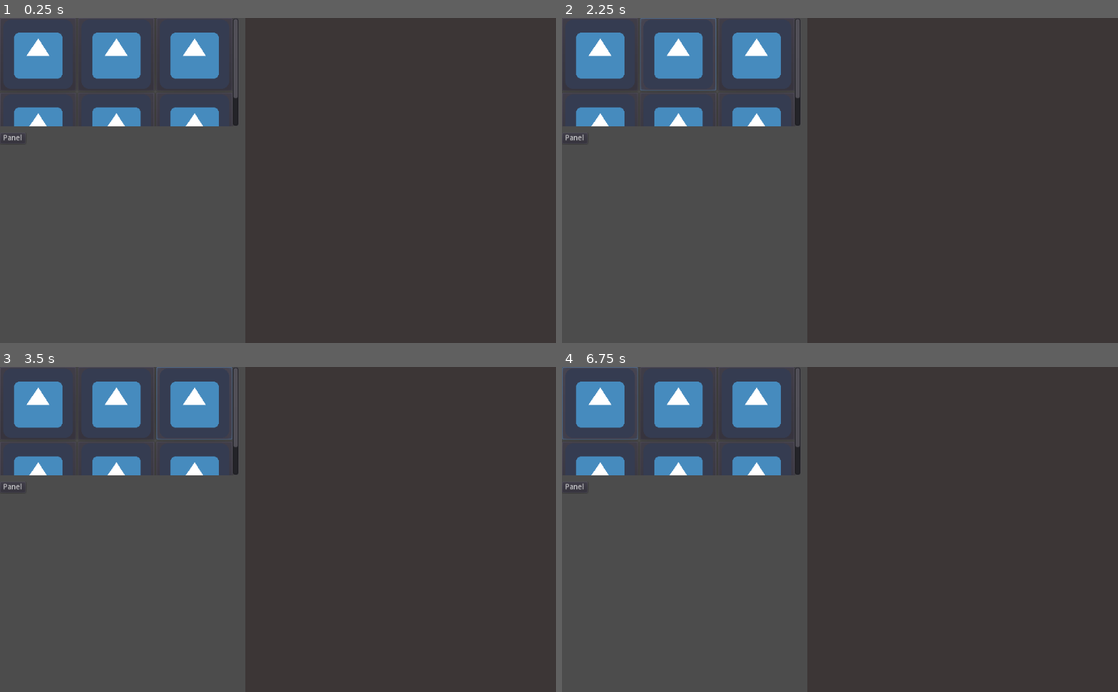
Above: before the commit, frames 1-4 (two rows, left to right).
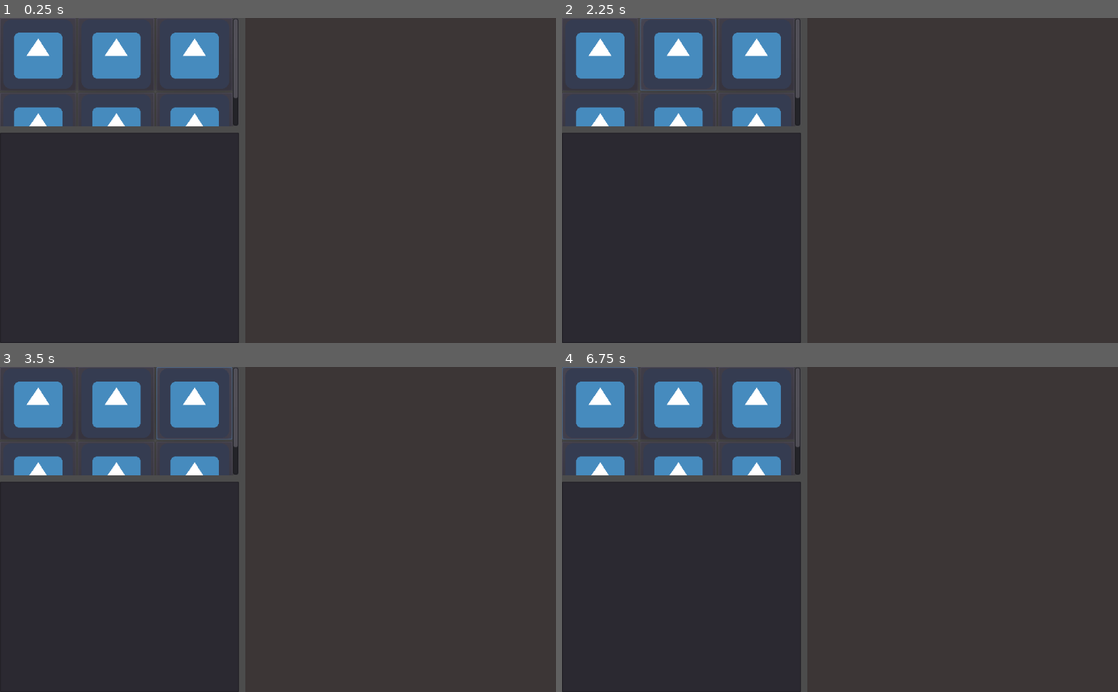
Above: after the commit, the same moments.

Repository: CallmeSam/GodotForCocostudio
Game: Godot game, scene res://Main.tscn
The game is run twice, just before and just after one commit, with the same random seed, the same clock (stepped at 60 frames per second) and the same inputs. The engine's default icon, where the game draws it, is replaced by a stand-in: a white triangle on a blue panel in a dark square.
Inputs (mouse positions are in pixels of both pictures, inside the frame that each line leads up to):
- Up to frame 1 (0.25 s): no input
- Up to frame 2 (2.25 s): click (600, 53) at 0.5 s; click (573, 138) at 1.25 s, where only the run before the commit has a clickable "Panel"; click (678, 53) at 2.02 s
- Up to frame 3 (3.5 s): click (194, 402) at 2.77 s
- Up to frame 4 (6.75 s): click (600, 402) at 3.5 s; click (678, 402) at 4.27 s; click (756, 402) at 5.02 s; click (573, 487) at 5.75 s, where only the run before the commit has a clickable "Panel"; click (600, 402) at 6.5 s

The runs differ from the first frame. In frame 1, 28% of the frame differs, in the area x 0-43%, y 35-100%; in frame 2, 28%; in frame 3, 28%; in frame 4, 28%.
Error before the commit: Parse Error: Error parsing expression, misplaced: '\n' (res://Main.gd:32)

Commit message:
know about tree

Diff:
--- a/GodotProjects/Content.gd
+++ b/GodotProjects/Content.gd
@@ -1,13 +1,9 @@
-extends VBoxContainer
+extends Tree
 
 # Called when the node enters the scene tree for the first time.
 func _ready():
 	pass # Replace with function body.
 
-func _on_tree_button_press(btn):
-	var root = get_node('/root/Control')
-	root.changeFocusBtn(btn)
-	print(root)
-# Called every frame. 'delta' is the elapsed time since the previous frame.
-#func _process(delta):
-#	pass
+func _on_Content_button_pressed(item, column, id):
+	print(item, column, id)
+	pass # Replace with function body.
--- a/GodotProjects/Main.gd
+++ b/GodotProjects/Main.gd
@@ -7,7 +7,7 @@
 
 # Called when the node enters the scene tree for the first time.
 func _ready():
-	nodeSelected = $MainHSplit/LeftContent/NodeTree/Content/Panel
+	nodeSelected = $MainHSplit/LeftContent/Content
 
 func _on_Node_button_down():
 	curType = NodeType.Node
@@ -24,11 +24,10 @@
 		node.name = 'Node_%d' % nodeIndex
 		nodeIndex = nodeIndex + 1
 
-		var btn = Button.new()
-		btn.text = node.name
-		btn.connect('pressed', $MainHSplit/LeftContent/NodeTree/Content, '_on_tree_button_press', [btn])
-		$MainHSplit/LeftContent/NodeTree/Content.add_child(btn)
-		btn.position =
+		var tree = $MainHSplit/LeftContent/Content
+		var item = tree.create_item()
+		item.set_text(0, node.name)
+
 
 	curType = null
 	pass # Replace with function body.
--- a/GodotProjects/Main.tscn
+++ b/GodotProjects/Main.tscn
@@ -79,20 +79,11 @@
 margin_bottom = 134.0
 icon = ExtResource( 1 )
 
-[node name="NodeTree" type="ScrollContainer" parent="MainHSplit/LeftContent"]
+[node name="Content" type="Tree" parent="MainHSplit/LeftContent"]
 margin_top = 212.0
 margin_right = 440.0
 margin_bottom = 600.0
-
-[node name="Content" type="VBoxContainer" parent="MainHSplit/LeftContent/NodeTree"]
-margin_right = 47.0
-margin_bottom = 20.0
 script = ExtResource( 3 )
-
-[node name="Panel" type="Button" parent="MainHSplit/LeftContent/NodeTree/Content"]
-margin_right = 47.0
-margin_bottom = 20.0
-text = "Panel"
 
 [node name="RightContent" type="VSplitContainer" parent="MainHSplit"]
 margin_left = 452.0
@@ -105,3 +96,4 @@
 color = Color( 0.239216, 0.215686, 0.215686, 1 )
 [connection signal="button_down" from="MainHSplit/LeftContent/ScrollContainer/Container/Container1/Node" to="." method="_on_Node_button_down"]
 [connection signal="button_up" from="MainHSplit/LeftContent/ScrollContainer/Container/Container1/Node" to="." method="_on_Node_button_up"]
+[connection signal="button_pressed" from="MainHSplit/LeftContent/Content" to="MainHSplit/LeftContent/Content" method="_on_Content_button_pressed"]
